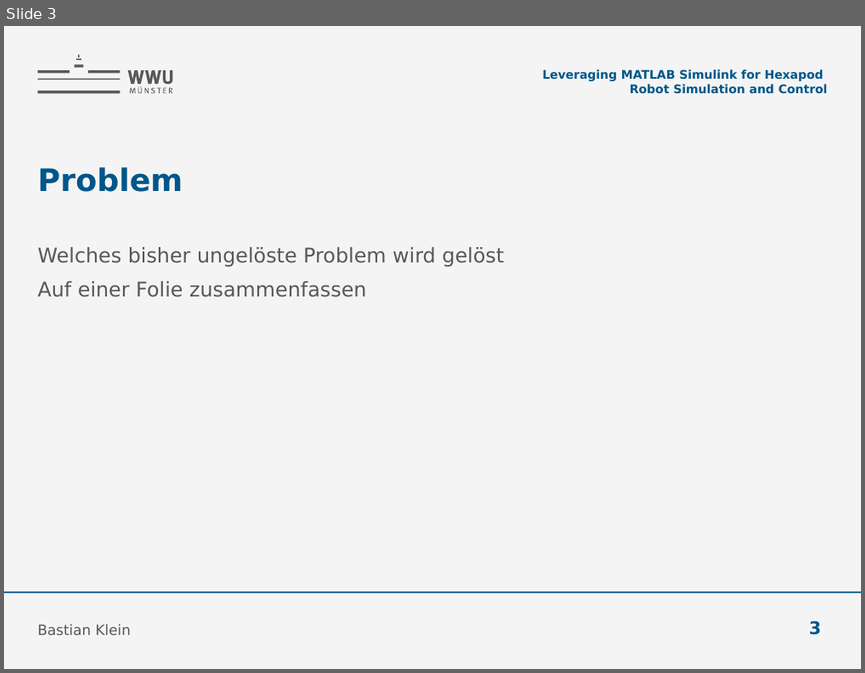
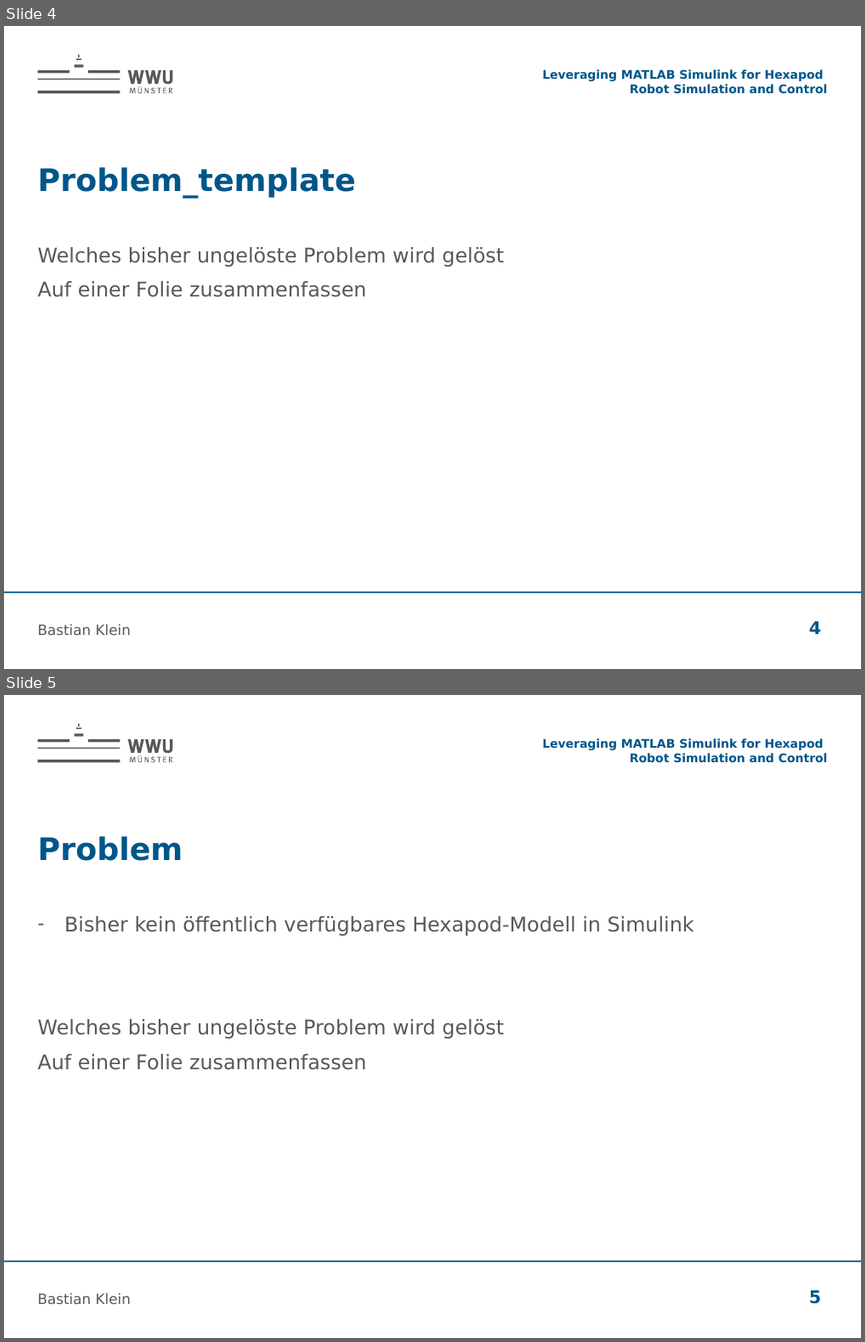
Before and after one commit to bastianklein612/Bachelor-Thesis, a slide deck: presentation/Zwischenvortrag.pptx. Shown one above the other, each under a label of ours: slide 3 before the commit, slides 4 and 5 after it. The pictures are 865x673 and 865x1342 pixels, drawn with LibreOffice and Linux fonts; fonts in the diff are those of the drawing; background and template pictures are left out. Boxes give left, top, right and bottom in pixels: in the first picture for what was removed or moved away, otherwise in the second. Text is boxed around its words. In the diff, an @@ line names an element or a change of style, - is before the commit and + after.

```diff
--- a/presentation/Zwischenvortrag.pptx
+++ b/presentation/Zwischenvortrag.pptx
@@ slide 5 added at [4, 695, 861, 1338], background #FFFFFF; not listed: 2 template elements that a slide beside it also shows @@
@@ text added at [542, 738, 828, 763], 10 pt, text #00568A, bold @@
+Leveraging MATLAB Simulink for Hexapod Robot Simulation and Control
@@ title added at [38, 836, 183, 861], 26 pt, text #00568A, bold @@
+Problem
@@ text added at [38, 916, 694, 1070], 17 pt, text #58585A @@
+– Bisher kein öffentlich verfügbares Hexapod-Modell in Simulink
+Welches bisher ungelöste Problem wird gelöst
+Auf einer Folie zusammenfassen
@@ text added at [38, 1293, 131, 1304], 12 pt, text #58585A @@
+Bastian Klein
@@ page number added at [809, 1290, 821, 1304], 14.7 pt, text #00568A, bold @@
+5
@@ what was slide 3 is now slide 4 @@
@@ slide 4 changed as well @@
@@ background #F4F4F4 to #FFFFFF @@
@@ title at [38, 167, 356, 198]: text changed @@
-Problem
+Problem_template
@@ page number at [809, 621, 821, 634]: text changed @@
-3
+4
```
Also in this commit, not shown: 10 other slides changed, 2 other slides added, 5 other files.
